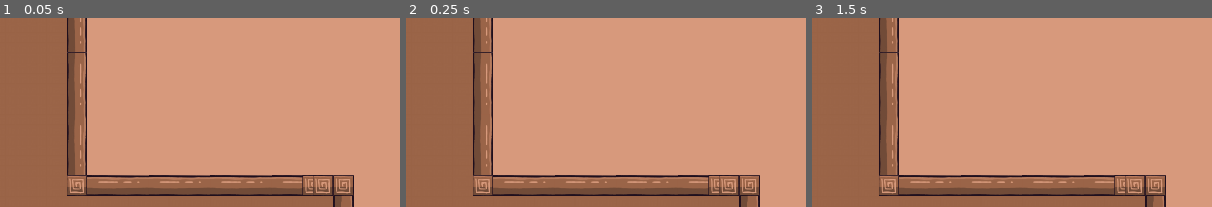
Above: before the commit, frames 1-3 (left to right).
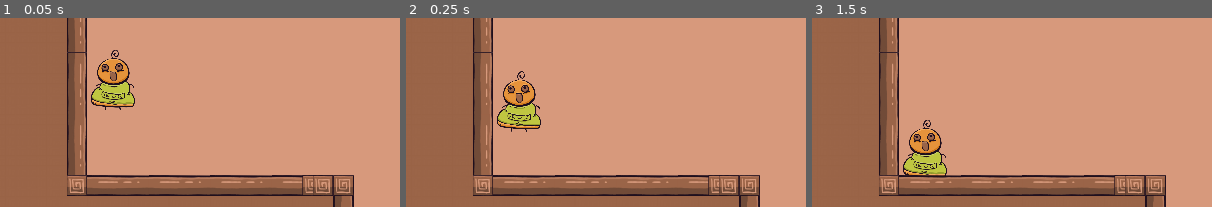
Above: after the commit, the same moments.

Repository: Yotambu100/The-hood-Five
Game: Godot game, scene res://level_real_1.tscn
Same seed, same stepped clock (60 frames per second), same inputs: the game is played once before the commit and once after it.
Inputs (mouse positions are % of the whole screen's width and height, from its top left):
- Up to frame 1 (0.05 s): no input
- Up to frame 2 (0.25 s): no input
- Up to frame 3 (1.5 s): move the mouse to (72, 35) at 0.52 s; click (72, 35) at 0.67 s; tap Enter at 1.25 s; drag from (30, 47) to (45, 64) at 1.27 s
The pictures show only the part of the screen within x 0-50%, y 30-80%; the shares and areas given below are measured in that part.

The runs differ from the first frame. In frame 1, 2.2% of the frame differs, in the area x 22-34%, y 16-49%; in frame 2, 2.2%, in the area x 22-34%, y 28-61%; in frame 3, 2.1%.
Error after the commit: Invalid access to property or key 'level_actions' on a base object of type 'Node2D'. (res://AutoPlayer/Player.gd:21)

Commit message:
WIP: level 1

Diff:
--- a/AutoPlayer/Player.gd
+++ b/AutoPlayer/Player.gd
@@ -2,7 +2,7 @@
 
 
 const SPEED = 300.0
-const JUMP_VELOCITY = -500.0
+const JUMP_VELOCITY = -300.0
 var gravity = ProjectSettings.get_setting("physics/2d/default_gravity")
 
 const ACTIONS_DICT = {
--- a/level1_screen.tscn
+++ b/level1_screen.tscn
@@ -1,10 +1,10 @@
-[gd_scene load_steps=13 format=3 uid="uid://d07faoab7spjd"]
+[gd_scene load_steps=13 format=3 uid="uid://dafsvkdotr4jt"]
 
 [ext_resource type="Texture2D" uid="uid://bs0te35574uuq" path="res://player/Player hands down.png" id="1_7vnit"]
 [ext_resource type="Script" path="res://level1_screen.gd" id="1_bicnu"]
 [ext_resource type="Texture2D" uid="uid://dohknbnpgm4rw" path="res://player/Untitled2 1.png" id="1_h3ysr"]
 [ext_resource type="Texture2D" uid="uid://mf1pyjd0jasg" path="res://player/Untitled6.png" id="2_gm8df"]
-[ext_resource type="Texture2D" uid="uid://bk0uwxhqvcjfv" path="res://AutoPlayer/Player_idle2.png" id="2_r70kc"]
+[ext_resource type="Texture2D" uid="uid://bk0uwxhqvcjfv" path="res://player/Player hands up.png" id="2_r70kc"]
 [ext_resource type="Texture2D" uid="uid://3rlk2luyu63o" path="res://player/Untitled8.png" id="3_csvog"]
 [ext_resource type="Texture2D" uid="uid://thun8q25y2n7" path="res://player/Untitled9.png" id="4_n7j3i"]
 [ext_resource type="Texture2D" uid="uid://bepehxg5w2gtm" path="res://images/log.png" id="16_qnhix"]
--- a/level_real_1.tscn
+++ b/level_real_1.tscn
@@ -1,8 +1,10 @@
-[gd_scene load_steps=10 format=3 uid="uid://coxg2jfp64pr"]
+[gd_scene load_steps=12 format=3 uid="uid://cua3evllxg0ox"]
 
+[ext_resource type="Script" path="res://level_real_1.gd" id="1_vdvss"]
 [ext_resource type="Texture2D" uid="uid://bpog7h1mcw0kh" path="res://logs/jump_pad.png" id="2_s2x5d"]
 [ext_resource type="Texture2D" uid="uid://bt4slornkocuv" path="res://logs/spikes1.png" id="3_bpmmt"]
 [ext_resource type="Texture2D" uid="uid://ca3eysnbjvsvp" path="res://logs/logs3.png" id="3_i5puy"]
+[ext_resource type="PackedScene" uid="uid://y22qwdmagkle" path="res://AutoPlayer/Player.tscn" id="4_l66rh"]
 [ext_resource type="Texture2D" uid="uid://cs4sk8a0rywf5" path="res://logs/background.png" id="4_vqu1b"]
 
 [sub_resource type="TileSetAtlasSource" id="TileSetAtlasSource_snjxs"]
@@ -10,43 +12,70 @@
 texture_region_size = Vector2i(65, 55)
 7:8/size_in_atlas = Vector2i(1, 2)
 7:8/0 = 0
+7:8/0/physics_layer_0/linear_velocity = Vector2(0, 0)
+7:8/0/physics_layer_0/angular_velocity = 0.0
 
 [sub_resource type="TileSetAtlasSource" id="TileSetAtlasSource_rshni"]
 texture = ExtResource("3_bpmmt")
 texture_region_size = Vector2i(41, 78)
 9:6/size_in_atlas = Vector2i(7, 1)
 9:6/0 = 0
+9:6/0/physics_layer_0/linear_velocity = Vector2(0, 0)
+9:6/0/physics_layer_0/angular_velocity = 0.0
 
 [sub_resource type="TileSetAtlasSource" id="TileSetAtlasSource_4xon2"]
 texture = ExtResource("3_i5puy")
 texture_region_size = Vector2i(36, 36)
 0:0/size_in_atlas = Vector2i(2, 2)
 0:0/0 = 0
+0:0/0/physics_layer_0/linear_velocity = Vector2(0, 0)
+0:0/0/physics_layer_0/angular_velocity = 0.0
+0:0/0/physics_layer_0/polygon_0/points = PackedVector2Array(-18, -18, 18, -18, 18, 18, -18, 18)
 0:4/size_in_atlas = Vector2i(6, 2)
 0:4/0 = 0
+0:4/0/physics_layer_0/linear_velocity = Vector2(0, 0)
+0:4/0/physics_layer_0/angular_velocity = 0.0
+0:4/0/physics_layer_0/polygon_0/points = PackedVector2Array(-18, -18, 18, -18, 18, 18, -18, 18)
 0:6/size_in_atlas = Vector2i(2, 2)
 0:6/0 = 0
+0:6/0/physics_layer_0/linear_velocity = Vector2(0, 0)
+0:6/0/physics_layer_0/angular_velocity = 0.0
+0:6/0/physics_layer_0/polygon_0/points = PackedVector2Array(-18, -18, 18, -18, 18, 18, -18, 18)
 0:2/size_in_atlas = Vector2i(6, 2)
 0:2/0 = 0
+0:2/0/physics_layer_0/linear_velocity = Vector2(0, 0)
+0:2/0/physics_layer_0/angular_velocity = 0.0
+0:2/0/physics_layer_0/polygon_0/points = PackedVector2Array(-18, -18, 18, -18, 18, 18, -18, 18)
 0:14/size_in_atlas = Vector2i(2, 6)
 0:14/0 = 0
+0:14/0/physics_layer_0/linear_velocity = Vector2(0, 0)
+0:14/0/physics_layer_0/angular_velocity = 0.0
+0:14/0/physics_layer_0/polygon_0/points = PackedVector2Array(-18, -18, 18, -18, 18, 18, -18, 18)
 0:8/size_in_atlas = Vector2i(2, 6)
 0:8/0 = 0
+0:8/0/physics_layer_0/linear_velocity = Vector2(0, 0)
+0:8/0/physics_layer_0/angular_velocity = 0.0
+0:8/0/physics_layer_0/polygon_0/points = PackedVector2Array(-18, -18, 18, -18, 18, 18, -18, 18)
 
 [sub_resource type="TileSetAtlasSource" id="TileSetAtlasSource_q18pu"]
 texture = ExtResource("4_vqu1b")
 texture_region_size = Vector2i(36, 36)
 0:0/size_in_atlas = Vector2i(2, 2)
 0:0/0 = 0
+0:0/0/physics_layer_0/linear_velocity = Vector2(0, 0)
+0:0/0/physics_layer_0/angular_velocity = 0.0
 
 [sub_resource type="TileSet" id="TileSet_u60sw"]
 tile_size = Vector2i(36, 36)
+physics_layer_0/collision_layer = 1
 sources/2 = SubResource("TileSetAtlasSource_snjxs")
 sources/3 = SubResource("TileSetAtlasSource_rshni")
 sources/5 = SubResource("TileSetAtlasSource_4xon2")
 sources/8 = SubResource("TileSetAtlasSource_q18pu")
 
 [node name="levelReal1" type="Node2D"]
+position = Vector2(-27, -90)
+script = ExtResource("1_vdvss")
 
 [node name="CanvasLayer" type="CanvasLayer" parent="."]
 
@@ -63,3 +92,6 @@
 anchor_bottom = 1.0
 grow_horizontal = 2
 grow_vertical = 2
+
+[node name="CharacterBody2D" parent="." instance=ExtResource("4_l66rh")]
+position = Vector2(191, 456)
Not shown: 1 places in levels.tscn that only renumber resources
